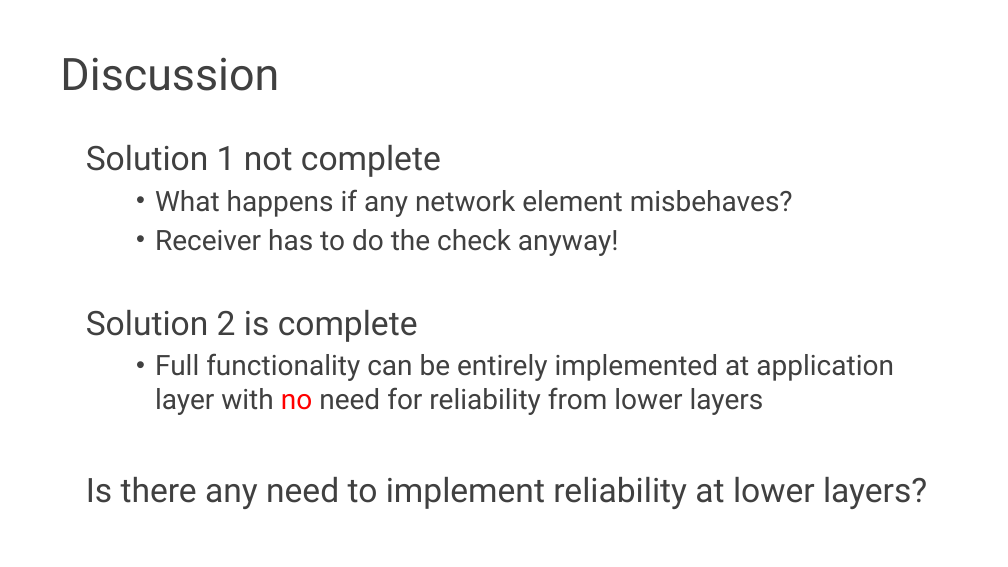
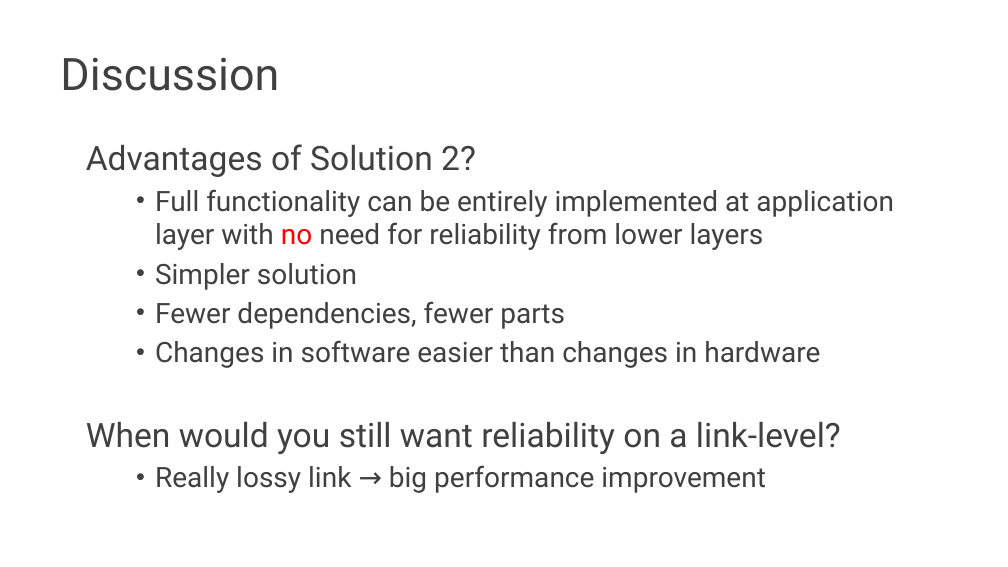
Before and after one commit to audreyccheng/cs262a-spring2025, a slide deck: slide 12 of notes/04-e2e-projects.pptx (slide 10 before the commit). Drawn at 1008x567 pixels with LibreOffice and Linux fonts; fonts in the diff are those of the drawing. Boxes give left, top, right and bottom in pixels: in the first picture for what was removed or moved away, otherwise in the second. Text is boxed around its words. In the diff, an @@ line names an element or a change of style, - is before the commit and + after.

```diff
--- a/notes/04-e2e-projects.pptx
+++ b/notes/04-e2e-projects.pptx
@@ text at bbox=[86, 144, 476, 177]: text changed; size 20 to 24 pt @@
-Solution 1 not complete
-  • What happens if any network element misbehaves?
-  • Receiver has to do the check anyway!
-Solution 2 is complete
+Advantages of Solution 2?
@@ text at bbox=[86, 263, 841, 493]: text changed; size 24 to 20 pt @@
-Is there any need to implement reliability at lower layers?
+  • Simpler solution
+  • Fewer dependencies, fewer parts
+  • Changes in software easier than changes in hardware
+When would you still want reliability on a link-level?
+  • Really lossy link → big performance improvement
```
Also in this commit, not shown: 10 other slides changed, 8 slides added, 49 slides removed, 1 other file.
